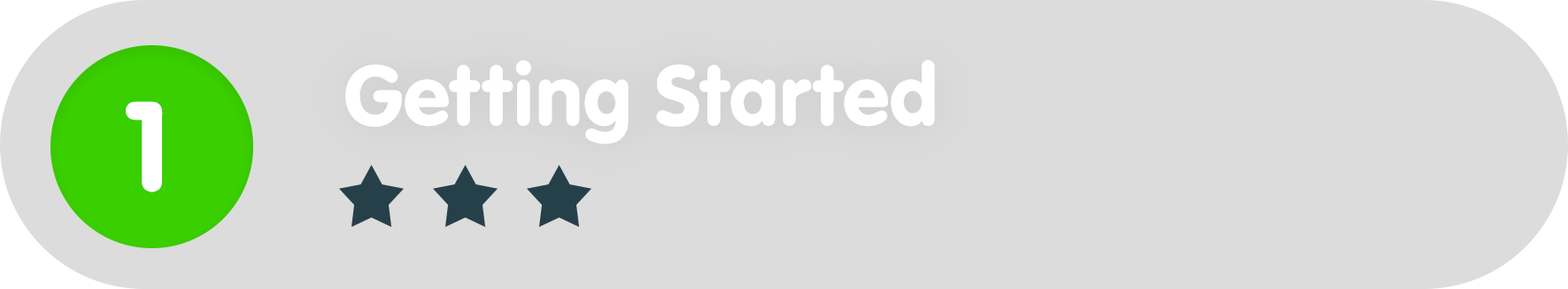
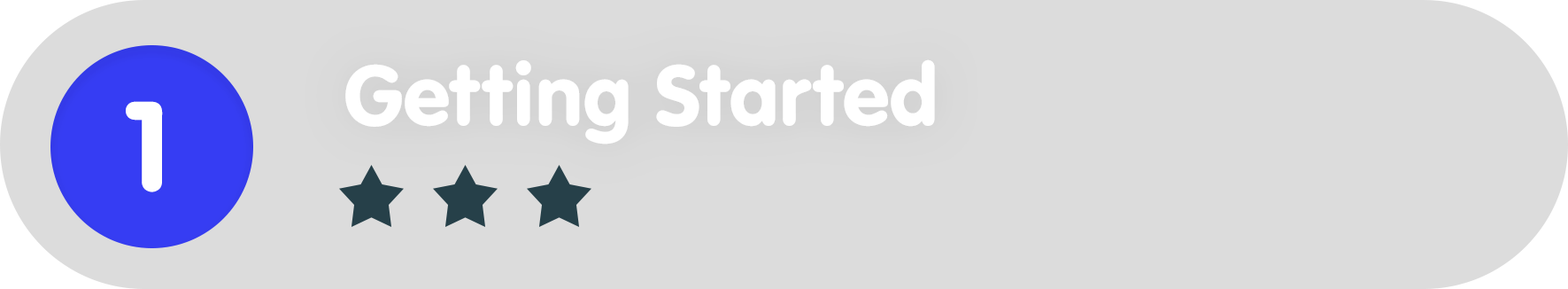
Layered file, before and after one edit (1568 × 289). Changes by layer:
painted on "Ellipse_green" over [50,45,254,248]
